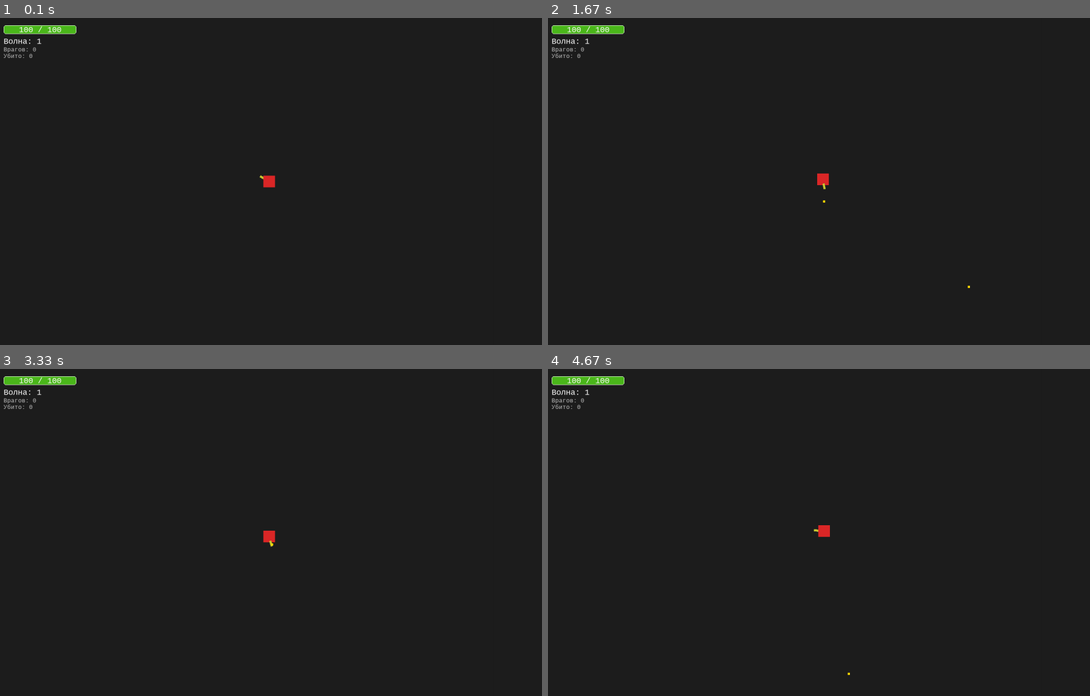
Above: before the commit, frames 1-4 (two rows, left to right).
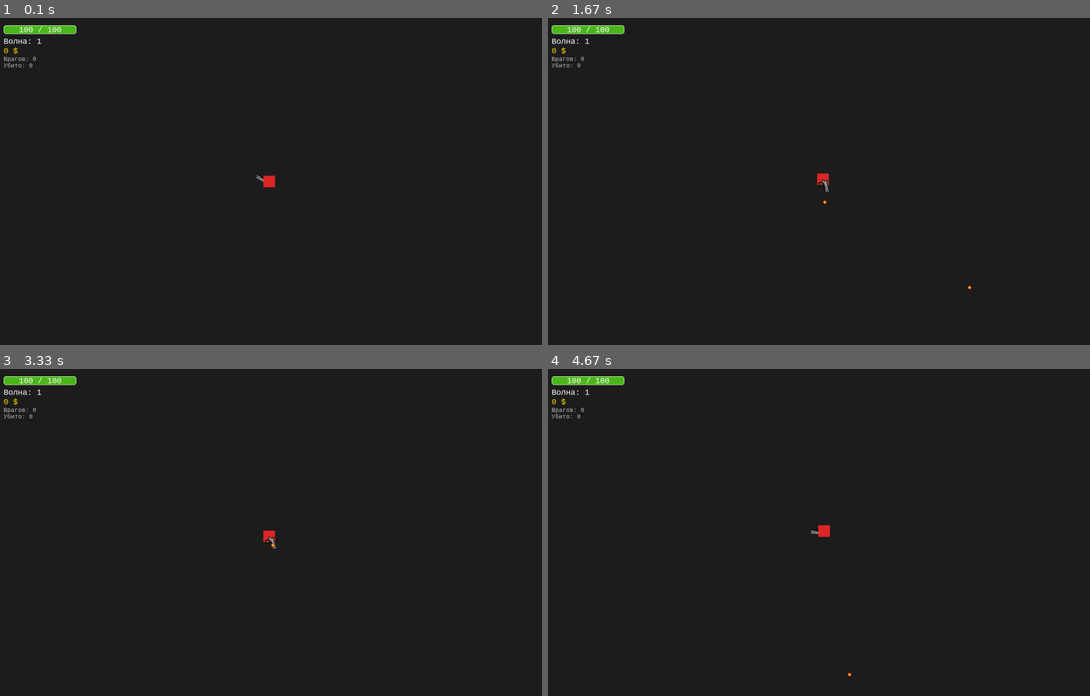
Above: after the commit, the same moments.

Repository: te1ny/blitzframe
Game: pygame game, started from game/main.py
The game is run twice, just before and just after one commit, with the same random seed, the same clock (stepped at 60 frames per second) and the same inputs.
Inputs (mouse positions are in pixels of both pictures, inside the frame that each line leads up to):
- Up to frame 1 (0.1 s): no input
- Up to frame 2 (1.67 s): hold D 0.33-0.8 s; move the mouse to (797, 194) at 0.37 s; press the mouse at (1014, 295) at 0.87 s; move the mouse to (949, 253) at 0.97 s; release the mouse at (878, 210) at 1.1 s; hold W 1.17-1.47 s; click (856, 250) at 1.25 s; hold D from 1.5 s (still down); click (835, 289) at 1.58 s
- Up to frame 3 (3.33 s): release D at 1.97 s; hold A 2-2.53 s; click (86, 411) at 2.08 s; hold K 2.57-2.87 s; hold S 2.57-2.87 s; click (200, 486) at 2.65 s; tap R at 2.9 s; hold S from 3.23 s (still down); click (308, 656) at 3.32 s
- Up to frame 4 (4.67 s): release S at 3.53 s; hold A 3.57-3.97 s; click (862, 614) at 3.65 s; hold W 4-4.37 s; click (846, 624) at 4.08 s; hold D from 4.4 s (still down); click (770, 529) at 4.48 s

The runs differ from the first frame. In frame 1, 0.2% of the frame differs, in the area x 0-49%, y 8-51%; in frame 2, 0.2%, in the area x 0-79%, y 8-84%; in frame 3, 0.2%; in frame 4, 0.2%.

Commit message:
Реализация магазина и перерыва на него

Diff:
--- a/game/main.py
+++ b/game/main.py
@@ -15,9 +15,9 @@
         self.running = True
 
         self.music_volume = 0.3
+        self.sounds_volume = 0.3
 
         self.reset_game()
-
         self.sound = Sound(self)
 
     def reset_game(self):
@@ -30,10 +30,14 @@
         if hasattr(self, 'player'):
             delattr(self, 'player')
 
+        if hasattr(self, 'sound'):
+            self.sound.prev_state = None
+
         self.load_assets()
 
         self.states = {
             'gameplay': states.gameplay.Gameplay(self),
+            'shop':     states.gameplay.Shop(self),
             'game_over': states.gameplay.GameOver(self),
         }
 
@@ -43,6 +47,10 @@
     def change_state(self, new_state: str, animation=False):
         self.current_state = self.states[new_state]
         self.current_state.on_enter()
+
+    def play_sound(self, name):
+        if hasattr(self, 'sound') and name in self.sound.sounds:
+            self.sound.sounds[name].play()
 
     def load_assets(self):
         def scale_frame(surf, scale=2):
@@ -55,7 +63,7 @@
             frames = folder_importer('images', 'enemies', enemy_type)
             self.enemies_frames_dict[enemy_type] = {k: scale_frame(v) for k, v in frames.items()}
 
-        # boss uses heavy sprite scaled up for visual distinction
+        # спрайт босса — heavy ×4, пока нет отдельных кадров
         boss_base = folder_importer('images', 'enemies', 'heavy')
         self.enemies_frames_dict['first_boss'] = {k: scale_frame(v, scale=4) for k, v in boss_base.items()}
 
--- a/game/sound.py
+++ b/game/sound.py
@@ -1,25 +1,27 @@
 from settings import *
-from support import audio_importer
-from states.gameplay import Gameplay, GameOver
+from support import audio_importer, sound_importer
 
 
 class Sound:
     def __init__(self, game):
         self.game = game
         self.music = audio_importer(join('sounds', 'music'))
+        self.sounds = sound_importer('sounds')        # pistol_shot, etc. (только верхний уровень)
+        self.step_sounds = list(audio_importer(join('sounds', 'steps')).values())
         self.prev_state = None
-        self.state = Gameplay.music_state
+        self.state = 'gameplay'
         self.current_music = None
 
     def play_music(self):
         if self.state != self.prev_state:
             if self.current_music:
                 self.current_music.fadeout(1000)
-            if self.state == Gameplay.music_state:
-                self.current_music = self.music.get('gameplay')
-                if self.current_music:
-                    self.current_music.set_volume(self.game.music_volume)
-                    self.current_music.play(loops=-1)
+            music_map = {'gameplay': 'gameplay', 'shop': 'shop'}
+            key = music_map.get(self.state)
+            if key and key in self.music:
+                self.current_music = self.music[key]
+                self.current_music.set_volume(self.game.music_volume)
+                self.current_music.play(loops=-1)
 
     def update(self, dt):
         self.play_music()
@@ -27,3 +29,7 @@
         self.state = self.game.current_state.music_state
         for music in self.music.values():
             music.set_volume(self.game.music_volume)
+        for sound in self.sounds.values():
+            sound.set_volume(self.game.sounds_volume)
+        for sound in self.step_sounds:
+            sound.set_volume(self.game.sounds_volume)
--- a/game/sprites.py
+++ b/game/sprites.py
@@ -42,12 +42,23 @@
         self.player_alive = True
         self.damage_delay_timer = Timer(1000, False, False)
 
+        # шаги
+        self.step_cooldown = False
+        def _step_reset(): self.step_cooldown = False
+        self.step_timer = Timer(400, False, False, _step_reset)
+
     def input(self):
         keys = pygame.key.get_pressed()
         self.direction.x = int(keys[pygame.K_d]) - int(keys[pygame.K_a])
         self.direction.y = int(keys[pygame.K_s]) - int(keys[pygame.K_w])
         if self.direction.length_squared() > 0:
             self.direction = self.direction.normalize()
+
+        if (not self.step_cooldown and self.direction.length_squared() > 0
+                and hasattr(self.game, 'sound') and self.game.sound.step_sounds):
+            random.choice(self.game.sound.step_sounds).play()
+            self.step_cooldown = True
+            self.step_timer.activate()
 
     def move(self, dt):
         self.hitbox_rect.x += self.direction.x * self.speed * dt
@@ -73,6 +84,7 @@
             self.input()
             self.move(dt)
             self.damage_delay_timer.update()
+            self.step_timer.update()
 
 
 # =============== enemies ====================
@@ -278,13 +290,12 @@
         self.player = player
         self.player_direction = pygame.Vector2(1, 0)
 
-        gun_surf = pygame.Surface((16, 6), pygame.SRCALPHA)
-        gun_surf.fill((200, 200, 50))
-        self.gun_surf = gun_surf
-
-        bullet_surf = pygame.Surface((6, 6))
-        bullet_surf.fill((255, 220, 0))
-        self.bullet_surf = bullet_surf
+        self.gun_surf = self.load_surf()
+        self.gun_surf = pygame.transform.smoothscale(
+            self.gun_surf,
+            (int(self.gun_surf.get_width() * 0.7), int(self.gun_surf.get_height() * 0.7))
+        )
+        self.bullet_surf = pygame.image.load(join('images', 'enemies', 'guns', 'bullet.png')).convert_alpha()
 
         super().__init__(self.all_sprites)
         self.image = self.gun_surf
@@ -294,6 +305,11 @@
         self.base_damage = info['base_damage']
         self.damage = self.base_damage * info[self.gun_name]['damage_multiplier']
         self.cooldown = info[self.gun_name]['cooldown']
+
+    def load_surf(self):
+        surf = pygame.Surface((16, 6), pygame.SRCALPHA)
+        surf.fill((200, 200, 50))
+        return surf
 
     def get_direction(self):
         mouse_pos = pygame.Vector2(pygame.mouse.get_pos())
@@ -317,6 +333,8 @@
             self.create_bulet()
 
     def update(self, _):
+        if hasattr(self.player.game, 'game_stats'):
+            self.base_damage = self.player.game.game_stats.damage_upgrade
         self.get_direction()
         self.rotate_gun()
         self.input()
@@ -329,8 +347,12 @@
         super().__init__(groups, player)
         self.cooldown_timer = Timer(self.cooldown)
 
+    def load_surf(self):
+        return pygame.image.load(join('images', 'enemies', 'guns', 'pistol.png')).convert_alpha()
+
     def create_bulet(self):
         if not self.cooldown_timer:
+            self.player.game.play_sound('pistol_shot')
             Bullet(
                 (self.all_sprites, self.bullet_sprites),
                 self.rect.center,
--- a/game/states/gameplay.py
+++ b/game/states/gameplay.py
@@ -8,14 +8,22 @@
         self.game = game
         self.wave = 1
         self.kills = 0
+        self.money = 0
         self.prev_enemies_counter = self.enemies_counter = 0
         self.wave_active = False
+
+        # отслеживание уровней апгрейдов
+        self.health_upgrade = 100
+        self.damage_upgrade = load_json(join('settings', 'gun_settings.json'))['base_damage']
+        self.speed_upgrade = 150
 
     def update(self):
         self.prev_enemies_counter = self.enemies_counter
         self.enemies_counter = len(self.game.enemy_sprites)
-        if self.prev_enemies_counter > self.enemies_counter:
-            self.kills += self.prev_enemies_counter - self.enemies_counter
+        killed = self.prev_enemies_counter - self.enemies_counter
+        if killed > 0:
+            self.kills += killed
+            self.money += random.randint(15, 20) * killed
 
 
 class Gameplay:
@@ -41,6 +49,7 @@
             self.start_wave_timer()
         else:
             self.game_stats = self.game.game_stats
+        self.game.game_paused = False
 
     def start_wave_timer(self):
         self.starting_wave_timer = Timer(2000, False, True, self.starting_wave)
@@ -48,17 +57,18 @@
     def starting_wave(self):
         self.game_stats.wave_active = True
 
-        max_wave = max(int(k) for k in load_json(join('settings', 'waves.json')).keys())
+        waves_data = load_json(join('settings', 'waves.json'))
+        max_wave = max(int(k) for k in waves_data.keys())
         wave_key = str(min(self.game_stats.wave, max_wave))
-        wave_settings: dict = load_json(join('settings', 'waves.json'))[wave_key]
+        wave_settings: dict = waves_data[wave_key]
 
         self.boss_wave = wave_settings.get('boss', False)
 
         enemies_dict = {
             NormalEnemy.name: NormalEnemy,
-            FastEnemy.name: FastEnemy,
-            HeavyEnemy.name: HeavyEnemy,
-            FirstBoss.name: FirstBoss,
+            FastEnemy.name:   FastEnemy,
+            HeavyEnemy.name:  HeavyEnemy,
+            FirstBoss.name:   FirstBoss,
         }
         wave_multipliers = wave_settings['enemies_multiplier']
 
@@ -66,8 +76,7 @@
         for enemy_name, enemy_num in wave_settings['enemies'].items():
             if enemy_name not in enemies_dict:
                 continue
-            enemy_cls = enemies_dict[enemy_name]
-            is_boss = enemy_cls.boss
+            is_boss = enemies_dict[enemy_name].boss
             for _ in range(enemy_num):
                 def make_spawn(en=enemy_name, boss=is_boss):
                     def spawn():
@@ -84,40 +93,32 @@
                     return spawn
                 self.spawn_timers.append(Timer(
                     random.randint(500, self.game_stats.wave * 800),
-                    False, True,
-                    make_spawn()
+                    False, True, make_spawn()
                 ))
 
     def _spawn_pos(self):
-        player_pos = self.game.player.rect.center
+        px, py = self.game.player.rect.center
         side = random.choice(['top', 'bottom', 'left', 'right'])
-        margin = 100
-        half_w, half_h = WINDOW_WIDTH // 2, WINDOW_HEIGHT // 2
-        if side == 'top':
-            return (random.randint(player_pos[0] - half_w, player_pos[0] + half_w), player_pos[1] - half_h - margin)
-        if side == 'bottom':
-            return (random.randint(player_pos[0] - half_w, player_pos[0] + half_w), player_pos[1] + half_h + margin)
-        if side == 'left':
-            return (player_pos[0] - half_w - margin, random.randint(player_pos[1] - half_h, player_pos[1] + half_h))
-        return (player_pos[0] + half_w + margin, random.randint(player_pos[1] - half_h, player_pos[1] + half_h))
+        hw, hh = WINDOW_WIDTH // 2, WINDOW_HEIGHT // 2
+        m = 100
+        if side == 'top':    return (random.randint(px - hw, px + hw), py - hh - m)
+        if side == 'bottom': return (random.randint(px - hw, px + hw), py + hh + m)
+        if side == 'left':   return (px - hw - m, random.randint(py - hh, py + hh))
+        return (px + hw + m, random.randint(py - hh, py + hh))
 
     def _boss_spawn_pos(self):
-        player_pos = self.game.player.rect.center
+        px, py = self.game.player.rect.center
         side = random.choice(['top', 'bottom', 'left', 'right'])
-        margin = 300
-        half_w, half_h = WINDOW_WIDTH // 2, WINDOW_HEIGHT // 2
-        if side == 'top':
-            return (player_pos[0], player_pos[1] - half_h - margin)
-        if side == 'bottom':
-            return (player_pos[0], player_pos[1] + half_h + margin)
-        if side == 'left':
-            return (player_pos[0] - half_w - margin, player_pos[1])
-        return (player_pos[0] + half_w + margin, player_pos[1])
+        hw, hh, m = WINDOW_WIDTH // 2, WINDOW_HEIGHT // 2, 300
+        if side == 'top':    return (px, py - hh - m)
+        if side == 'bottom': return (px, py + hh + m)
+        if side == 'left':   return (px - hw - m, py)
+        return (px + hw + m, py)
 
     def ending_wave(self):
         self.game_stats.wave_active = False
         self.game_stats.wave += 1
-        self.ending_wave_timer = Timer(3000, False, True, self.start_wave_timer)
+        self.ending_wave_timer = Timer(2000, False, True, lambda: self.game.change_state('shop'))
 
     def collision(self):
         for bullet in list(self.game.bullet_sprites):
@@ -148,28 +149,22 @@
 
     def draw_game_ui(self):
         surface = pygame.display.get_surface()
-        font = pygame.font.SysFont('monospace', 22)
+        font  = pygame.font.SysFont('monospace', 22)
         small = pygame.font.SysFont('monospace', 16)
 
         bar_w, bar_h = 200, 24
         x, y = 20, 20
-        hp = self.game.player.health
-        max_hp = self.game.player.max_health
+        hp, max_hp = self.game.player.health, self.game.player.max_health
         pygame.draw.rect(surface, (60, 60, 60), (x, y, bar_w, bar_h), border_radius=6)
-        fill = int(bar_w * max(hp, 0) / max_hp)
-        pygame.draw.rect(surface, (76, 184, 28), (x, y, fill, bar_h), border_radius=6)
+        pygame.draw.rect(surface, (76, 184, 28), (x, y, int(bar_w * max(hp, 0) / max_hp), bar_h), border_radius=6)
         pygame.draw.rect(surface, (255, 255, 255), (x, y, bar_w, bar_h), 1, border_radius=6)
-        hp_text = font.render(f'{int(hp)} / {max_hp}', True, (255, 255, 255))
-        surface.blit(hp_text, hp_text.get_rect(center=(x + bar_w // 2, y + bar_h // 2)))
-
-        wave_text = font.render(f'Волна: {self.game_stats.wave}', True, (255, 255, 255))
-        surface.blit(wave_text, (20, 52))
-
-        enemies_text = small.render(f'Врагов: {len(self.game.enemy_sprites)}', True, (200, 200, 200))
-        surface.blit(enemies_text, (20, 78))
-
-        kills_text = small.render(f'Убито: {self.game_stats.kills}', True, (200, 200, 200))
-        surface.blit(kills_text, (20, 96))
+        surface.blit(font.render(f'{int(hp)} / {max_hp}', True, (255, 255, 255)),
+                     font.render(f'{int(hp)} / {max_hp}', True, (255,255,255)).get_rect(center=(x + bar_w//2, y + bar_h//2)))
+
+        surface.blit(font.render(f'Волна: {self.game_stats.wave}',   True, (255,255,255)), (20, 52))
+        surface.blit(font.render(f'{self.game_stats.money} $',       True, (255,220,0)),   (20, 78))
+        surface.blit(small.render(f'Врагов: {len(self.game.enemy_sprites)}', True, (200,200,200)), (20, 104))
+        surface.blit(small.render(f'Убито: {self.game_stats.kills}', True, (200,200,200)), (20, 122))
 
     def draw(self):
         self.game.all_sprites.draw(self.game.player.rect.center)
@@ -180,13 +175,16 @@
                 and self.game_stats.wave_active
                 and not self.game.enemy_sprites):
             self.ending_wave()
-    # Нужно для разработки (убийство всех врагов на волне и очистка их пуль)
+
+    # Временно для разработки: K — убить всех врагов
     def input(self):
         keys = pygame.key.get_pressed()
-        if keys[pygame.K_k]:
+        prev_k = getattr(self, '_prev_k', False)
+        if keys[pygame.K_k] and not prev_k:
             for sprite in list(self.game.enemy_sprites):
                 sprite.kill()
             self.game.enemies_bullet_sprites.empty()
+        self._prev_k = bool(keys[pygame.K_k])
 
     def update(self, dt):
         self.input()
@@ -209,6 +207,154 @@
                     self.spawn_timers.remove(timer)
 
 
+# ===================== Shop =====================
+
+class Shop:
+    state_name = 'shop'
+    music_state = 'shop'
+
+    HEAL_PRICE = 30
+
+    def __init__(self, game):
+        self.game = game
+        self._buttons = {}
+
+    def on_enter(self):
+        self.game.game_paused = True
+
+    # --- цены апгрейдов (формула из Blitzframe-main) ---
+    def _health_price(self):
+        level = (self.game.game_stats.health_upgrade - 100) // 20 + 1
+        return 30 + level * 10
+
+    def _damage_price(self):
+        level = (self.game.game_stats.damage_upgrade - 50) // 4 + 1
+        return 40 + level * 15
+
+    def _speed_price(self):
+        level = (self.game.game_stats.speed_upgrade - 150) // 10 + 1
+        return 50 + level * 20
+
+    def _can_buy(self, price):
+        if self.game.game_stats.money >= price:
+            self.game.game_stats.money -= price
+            return True
+        return False
+
+    # --- отрисовка одной кнопки, возвращает Rect ---
+    def _draw_btn(self, surface, rect, label, font, affordable=True):
+        color = (50, 140, 50) if affordable else (80, 80, 80)
+        pygame.draw.rect(surface, color, rect, border_radius=8)
+        pygame.draw.rect(surface, (200, 200, 200), rect, 1, border_radius=8)
+        txt = font.render(label, True, (255, 255, 255))
+        surface.blit(txt, txt.get_rect(center=rect.center))
+        return rect
+
+    def draw(self):
+        surface = self.game.display_surface
+
+        # фон — замёрший игровой мир
+        self.game.all_sprites.draw(self.game.player.rect.center)
+
+        overlay = pygame.Surface(surface.get_size(), pygame.SRCALPHA)
+        overlay.fill((0, 0, 0, 170))
+        surface.blit(overlay, (0, 0))
+
+        title_font = pygame.font.SysFont('monospace', 52, bold=True)
+        font       = pygame.font.SysFont('monospace', 26)
+        small      = pygame.font.SysFont('monospace', 20)
+
+        cx = WINDOW_WIDTH // 2
+        cy = WINDOW_HEIGHT // 2
+
+        # заголовок
+        surface.blit(
+            title_font.render('МАГАЗИН', True, (255, 220, 80)),
+            title_font.render('МАГАЗИН', True, (255,220,80)).get_rect(center=(cx, cy - 220))
+        )
+
+        stats = self.game.game_stats
+        hp_lvl  = (stats.health_upgrade - 100) // 20 + 1
+        dmg_lvl = (stats.damage_upgrade - 50)  // 4  + 1
+        spd_lvl = (stats.speed_upgrade  - 150) // 10 + 1
+
+        # деньги / убийства
+        surface.blit(font.render(f'Деньги: {stats.money} $', True, (255, 220, 0)),
+                     font.render(f'Деньги: {stats.money} $', True, (255,220,0)).get_rect(center=(cx, cy - 165)))
+        surface.blit(small.render(f'Волна {stats.wave}  |  Убито: {stats.kills}', True, (180, 180, 180)),
+                     small.render(f'Волна {stats.wave}  |  Убито: {stats.kills}', True, (180,180,180)).get_rect(center=(cx, cy - 135)))
+
+        # кнопки
+        bw, bh, sp = 340, 46, 58
+        self._buttons = {
+            'heal':   pygame.Rect(0, 0, bw, bh),
+            'health': pygame.Rect(0, 0, bw, bh),
+            'damage': pygame.Rect(0, 0, bw, bh),
+            'speed':  pygame.Rect(0, 0, bw, bh),
+            'start':  pygame.Rect(0, 0, bw, bh),
+        }
+        for i, key in enumerate(['heal', 'health', 'damage', 'speed']):
+            self._buttons[key].center = (cx, cy - 90 + i * sp)
+        self._buttons['start'].center = (cx, cy - 90 + 4 * sp + 20)
+
+        money = stats.money
+        self._draw_btn(surface, self._buttons['heal'],
+                       f'Лечение полностью — {self.HEAL_PRICE} $', small,
+                       money >= self.HEAL_PRICE)
+        self._draw_btn(surface, self._buttons['health'],
+                       f'HP (ур.{hp_lvl}) — {self._health_price()} $', small,
+                       money >= self._health_price())
+        self._draw_btn(surface, self._buttons['damage'],
+                       f'Урон (ур.{dmg_lvl}) — {self._damage_price()} $', small,
+                       money >= self._damage_price())
+        self._draw_btn(surface, self._buttons['speed'],
+                       f'Скорость (ур.{spd_lvl}) — {self._speed_price()} $', small,
+                       money >= self._speed_price())
+        self._draw_btn(surface, self._buttons['start'],
+                       'Следующая волна  →', font, True)
+
+    def input(self):
+        mouse = pygame.mouse.get_pressed()
+        prev = getattr(self, '_prev_mouse', False)
+        just_clicked = mouse[0] and not prev
+        self._prev_mouse = mouse[0]
+        if not just_clicked:
+            return
+        pos = pygame.mouse.get_pos()
+        stats = self.game.game_stats
+        player = self.game.player
+
+        if self._buttons.get('heal') and self._buttons['heal'].collidepoint(pos):
+            if player.health < player.max_health and self._can_buy(self.HEAL_PRICE):
+                player.health = player.max_health
+
+        elif self._buttons.get('health') and self._buttons['health'].collidepoint(pos):
+            if self._can_buy(self._health_price()):
+                was_full = player.health == player.max_health
+                stats.health_upgrade += 20
+                player.max_health = stats.health_upgrade
+                if was_full:
+                    player.health = stats.health_upgrade
+
+        elif self._buttons.get('damage') and self._buttons['damage'].collidepoint(pos):
+            if self._can_buy(self._damage_price()):
+                stats.damage_upgrade += 4
+
+        elif self._buttons.get('speed') and self._buttons['speed'].collidepoint(pos):
+            if self._can_buy(self._speed_price()):
+                stats.speed_upgrade += 10
+                player.speed = stats.speed_upgrade
+
+        elif self._buttons.get('start') and self._buttons['start'].collidepoint(pos):
+            self.game.change_state('gameplay')
+            self.game.gameplay.start_wave_timer()
+
+    def update(self, dt):
+        self.input()
+
+
+# ===================== GameOver =====================
+
 class GameOver:
     state_name = 'game_over'
     music_state = 'gameplay'
@@ -228,18 +374,17 @@
         surface.blit(overlay, (0, 0))
 
         big_font = pygame.font.SysFont('monospace', 64, bold=True)
-        font = pygame.font.SysFont('monospace', 28)
+        font     = pygame.font.SysFont('monospace', 28)
 
         cx, cy = WINDOW_WIDTH // 2, WINDOW_HEIGHT // 2
-        big = big_font.render('GAME OVER', True, (220, 40, 40))
-        sub = font.render('Нажмите R для рестарта', True, (255, 255, 255))
-        stats = font.render(
-            f'Убито: {self.game.game_stats.kills}   Волна: {self.game.game_stats.wave}',
-            True, (200, 200, 200)
-        )
-        surface.blit(big, big.get_rect(center=(cx, cy - 60)))
-        surface.blit(sub, sub.get_rect(center=(cx, cy + 20)))
-        surface.blit(stats, stats.get_rect(center=(cx, cy + 65)))
+        stats = self.game.game_stats
+
+        for surf, pos in [
+            (big_font.render('GAME OVER', True, (220, 40, 40)),         (cx, cy - 70)),
+            (font.render('Нажмите R для рестарта', True, (255,255,255)), (cx, cy + 10)),
+            (font.render(f'Убито: {stats.kills}   Волна: {stats.wave}', True, (200,200,200)), (cx, cy + 55)),
+        ]:
+            surface.blit(surf, surf.get_rect(center=pos))
 
     def update(self, dt):
         pass
--- a/game/support.py
+++ b/game/support.py
@@ -41,6 +41,20 @@
     return audio_dict
 
 
+def sound_importer(*path):
+    """Загружает звуки только из верхнего уровня директории (нерекурсивно)."""
+    import os
+    result = {}
+    dir_path = join(*path)
+    if os.path.exists(dir_path):
+        for file_name in os.listdir(dir_path):
+            full = join(dir_path, file_name)
+            if os.path.isfile(full):
+                name = file_name.split('.')[0]
+                result[name] = pygame.mixer.Sound(full)
+    return result
+
+
 def folder_importer(*path):
     surfs = {}
     for folder_path, _, file_names in walk(join(*path)):
